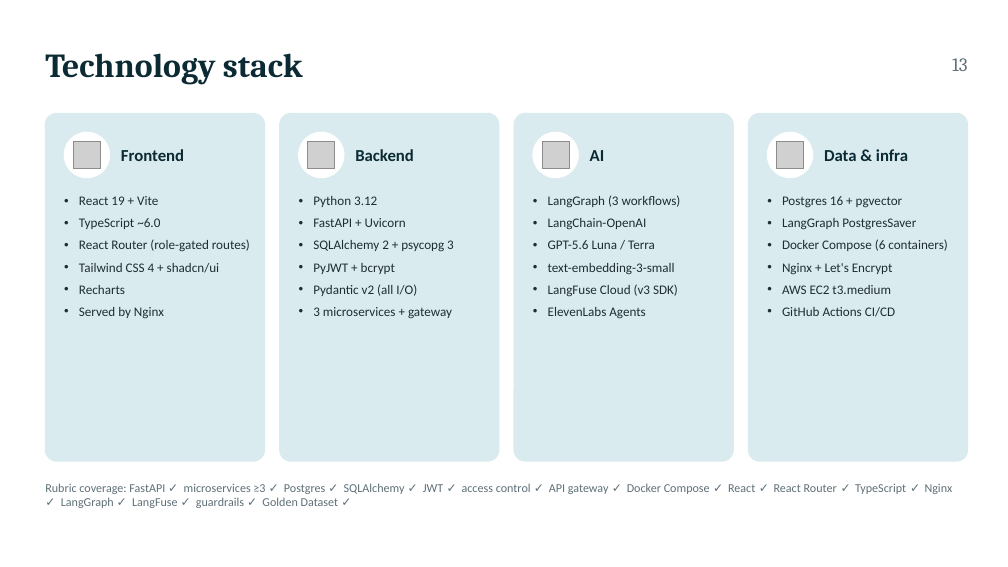
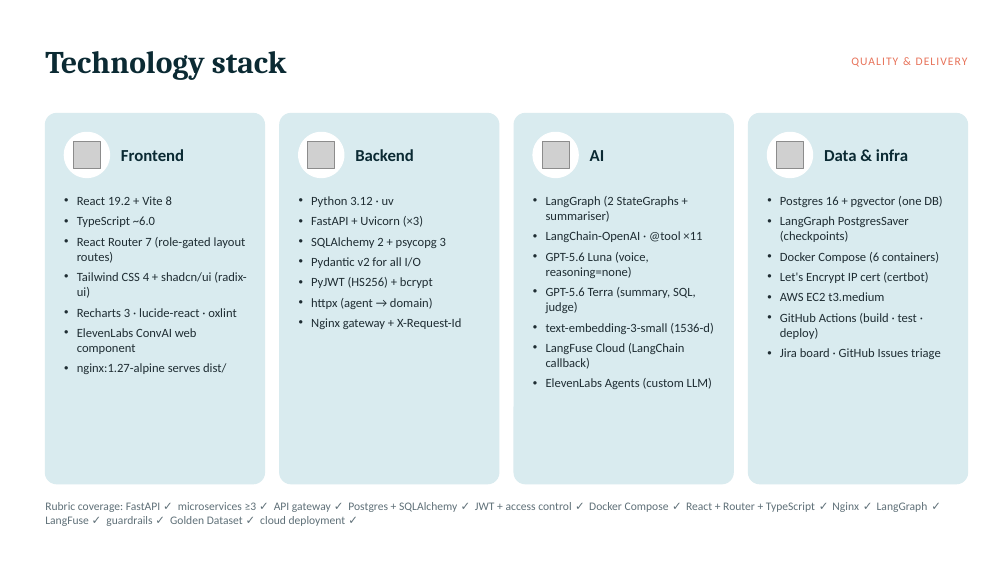
Before and after one commit to SeanYHan888/voice-agent, a slide deck: slide 25 of docs/presentation/maya-deck.pptx (slide 15 before the commit). Drawn at 1008x567 pixels with LibreOffice and Linux fonts; fonts in the diff are those of the drawing; grey boxes stand for pictures. Boxes give left, top, right and bottom in pixels: in the first picture for what was removed or moved away, otherwise in the second. Text is boxed around its words. In the diff, an @@ line names an element or a change of style, - is before the commit and + after.

```diff
--- a/docs/presentation/maya-deck.pptx
+++ b/docs/presentation/maya-deck.pptx
@@ text "Technology stack" at [45, 51, 287, 80]: size 32 to 30 pt @@
@@ text at [851, 57, 968, 67]: text changed; size 18 to 11 pt; font Cambria to Calibri; text colour #5F7078 to #E8735A @@
-13
+QUALITY & DELIVERY
@@ rounded rectangle: place and size @@
-rounded rectangle at [45, 113, 265, 461]
+rounded rectangle at [45, 113, 265, 484]
@@ rounded rectangle: place and size @@
-rounded rectangle at [280, 113, 499, 461]
+rounded rectangle at [280, 113, 499, 484]
@@ rounded rectangle: place and size @@
-rounded rectangle at [514, 113, 734, 461]
+rounded rectangle at [514, 113, 734, 484]
@@ rounded rectangle: place and size @@
-rounded rectangle at [749, 113, 968, 461]
+rounded rectangle at [749, 113, 968, 484]
@@ text at [77, 196, 172, 205]: text changed; size 12.5 to 12 pt @@
-• React 19 + Vite
+• React 19.2 + Vite 8
@@ text at [311, 196, 423, 227]: text changed; size 12.5 to 12 pt @@
-• Python 3.12
-• FastAPI + Uvicorn
+• Python 3.12 · uv
+• FastAPI + Uvicorn (×3)
@@ text at [546, 196, 714, 389]: text changed; size 12.5 to 12 pt @@
-• LangGraph (3 workflows)
-• LangChain-OpenAI
-• GPT-5.6 Luna / Terra
-• text-embedding-3-small
-• LangFuse Cloud (v3 SDK)
-• ElevenLabs Agents
+• LangGraph (2 StateGraphs + summariser)
+• LangChain-OpenAI · @tool ×11
+• GPT-5.6 Luna (voice, reasoning=none)
+• GPT-5.6 Terra (summary, SQL, judge)
+• text-embedding-3-small (1536-d)
+• LangFuse Cloud (LangChain callback)
+• ElevenLabs Agents (custom LLM)
@@ text at [780, 196, 942, 242]: text changed; size 12.5 to 12 pt @@
-• Postgres 16 + pgvector
-• LangGraph PostgresSaver
+• Postgres 16 + pgvector (one DB)
+• LangGraph PostgresSaver (checkpoints)
@@ text at [77, 237, 246, 374]: text changed; size 12.5 to 12 pt @@
-• React Router (role-gated routes)
-• Tailwind CSS 4 + shadcn/ui
-• Recharts
-• Served by Nginx
+• React Router 7 (role-gated layout routes)
+• Tailwind CSS 4 + shadcn/ui (radix-ui)
+• Recharts 3 · lucide-react · oxlint
+• ElevenLabs ConvAI web component
+• nginx:1.27-alpine serves dist/
@@ text at [77, 216, 155, 227]: size 12.5 to 12 pt in "TypeScript ~6.0"; indent changed; less space between paragraphs @@
@@ text at [311, 237, 446, 248]: size 12.5 to 12 pt in "SQLAlchemy 2 + psycopg 3"; indent changed; less space between paragraphs @@
@@ text at [780, 252, 939, 263]: size 12.5 to 12 pt in "Docker Compose (6 containers)", "AWS EC2 t3.medium"; indent changed; less space between paragraphs @@
@@ text at [311, 277, 461, 329]: text changed; size 12.5 to 12 pt @@
-• PyJWT + bcrypt
-• Pydantic v2 (all I/O)
-• 3 microservices + gateway
+• Pydantic v2 for all I/O
+• PyJWT (HS256) + bcrypt
+• httpx (agent → domain)
+• Nginx gateway + X-Request-Id
@@ text at [780, 272, 928, 283]: text changed; size 12.5 to 12 pt @@
-• Nginx + Let's Encrypt
+• Let's Encrypt IP cert (certbot)
@@ text at [780, 313, 941, 359]: text changed; size 12.5 to 12 pt @@
-• GitHub Actions CI/CD
+• GitHub Actions (build · test · deploy)
+• Jira board · GitHub Issues triage
@@ text at [45, 502, 928, 526]: text changed; size 11.5 to 11 pt @@
-Rubric coverage: FastAPI ✓ microservices ≥3 ✓ Postgres ✓ SQLAlchemy ✓ JWT ✓ access control ✓ API gateway ✓ Docker Compose ✓ React ✓ React Router ✓ TypeScript ✓ Nginx ✓ LangGraph ✓ LangFuse ✓ guardrails ✓ Golden Dataset ✓
+Rubric coverage: FastAPI ✓ microservices ≥3 ✓ API gateway ✓ Postgres + SQLAlchemy ✓ JWT + access control ✓ Docker Compose ✓ React + Router + TypeScript ✓ Nginx ✓ LangGraph ✓ LangFuse ✓ guardrails ✓ Golden Dataset ✓ cloud deployment ✓
```
Also in this commit, not shown: 5 other slides changed, 22 slides added, 16 slides removed, 5 other files.
